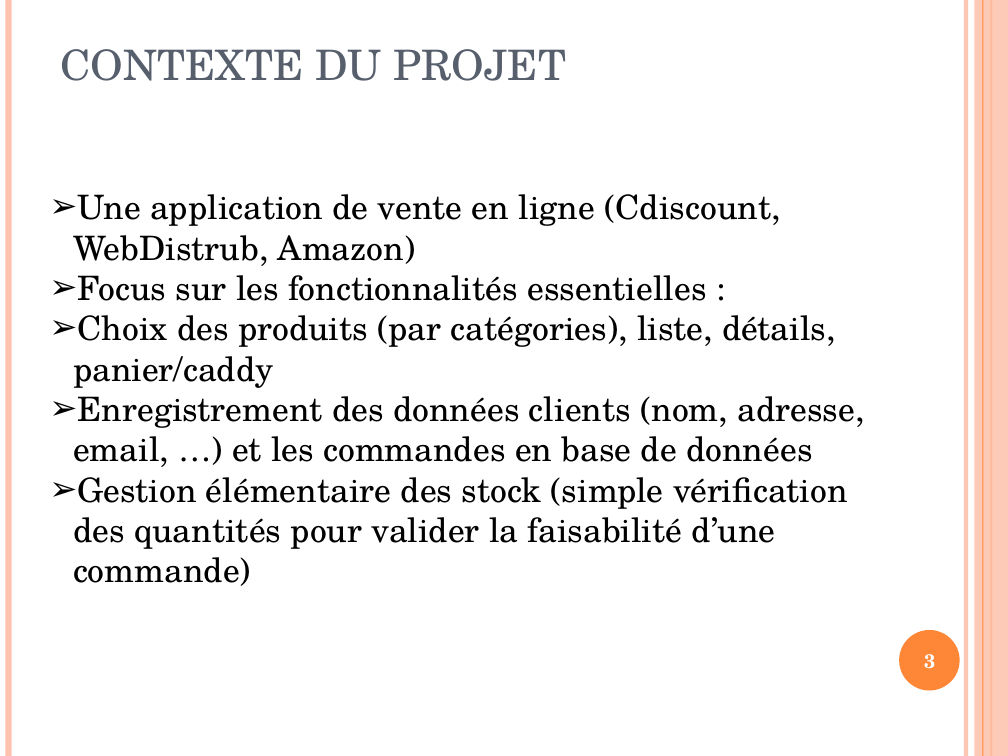
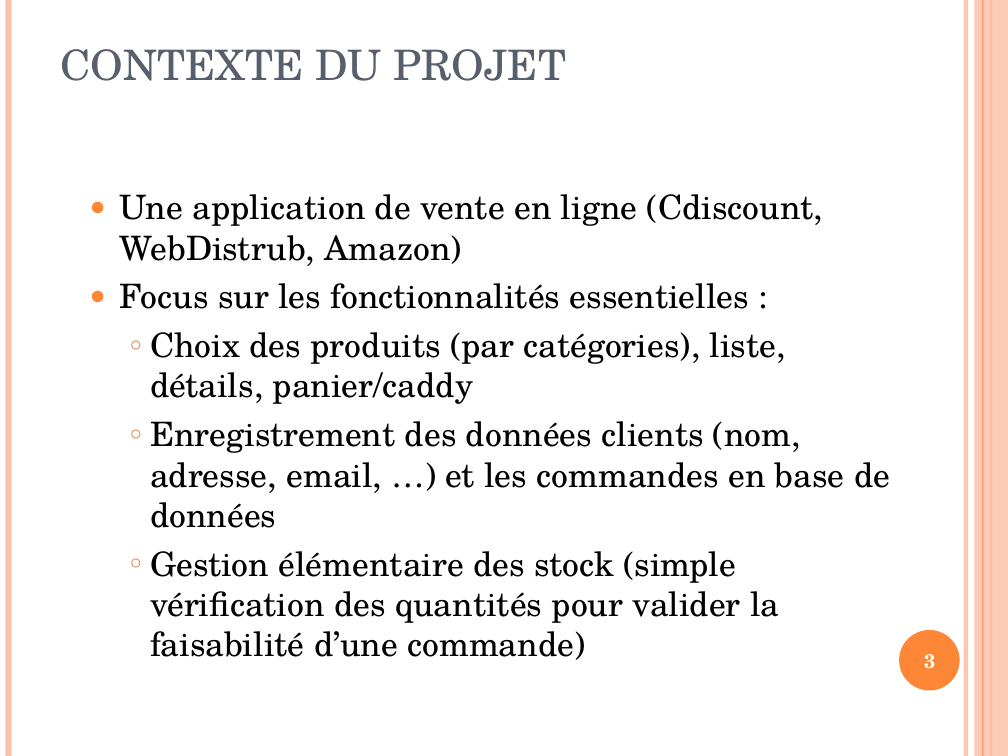
Before and after one commit to carlatgithub/jungleprod, a slide deck: slide 3 of SiteDeVenteEJungle.ppt. Drawn at 1008x756 pixels with LibreOffice and Linux fonts; fonts in the diff are those of the drawing. Boxes give left, top, right and bottom in pixels: in the first picture for what was removed or moved away, otherwise in the second. Text is boxed around its words. In the diff, an @@ line names an element or a change of style, - is before the commit and + after.

```diff
--- a/SiteDeVenteEJungle.ppt
+++ b/SiteDeVenteEJungle.ppt
@@ text "Une application de vente en ..." at <box>120,194,890,660</box>: bullet ➢ to ●; list level 1 to 2 in "Une application de vente en ..."; bullet colour #000000 to #FE8637; list level 1 to 2 in "Focus sur les fonctionnalités essentielles ..."; bullet ➢ to ○; list level 1 to 3 in "Choix des produits (par catégories), ..."; bullet colour #000000 to #E0752F; list level 1 to 3 in "Enregistrement des données clients (nom, ..."; list level 1 to 3 in "Gestion élémentaire des stock (simple ..." @@
```
Also in this commit, not shown: 7 other slides changed, 1 slide added.
